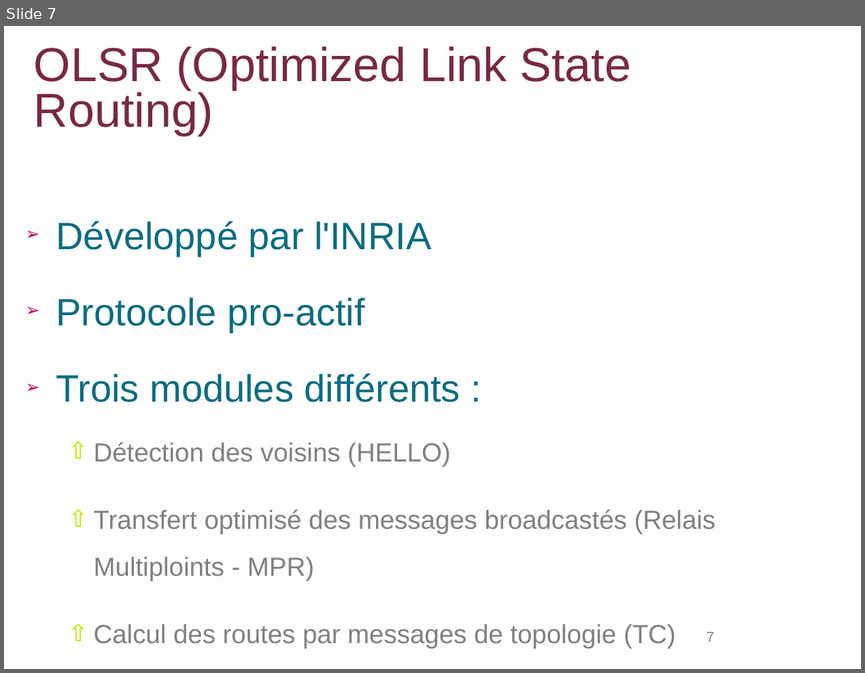
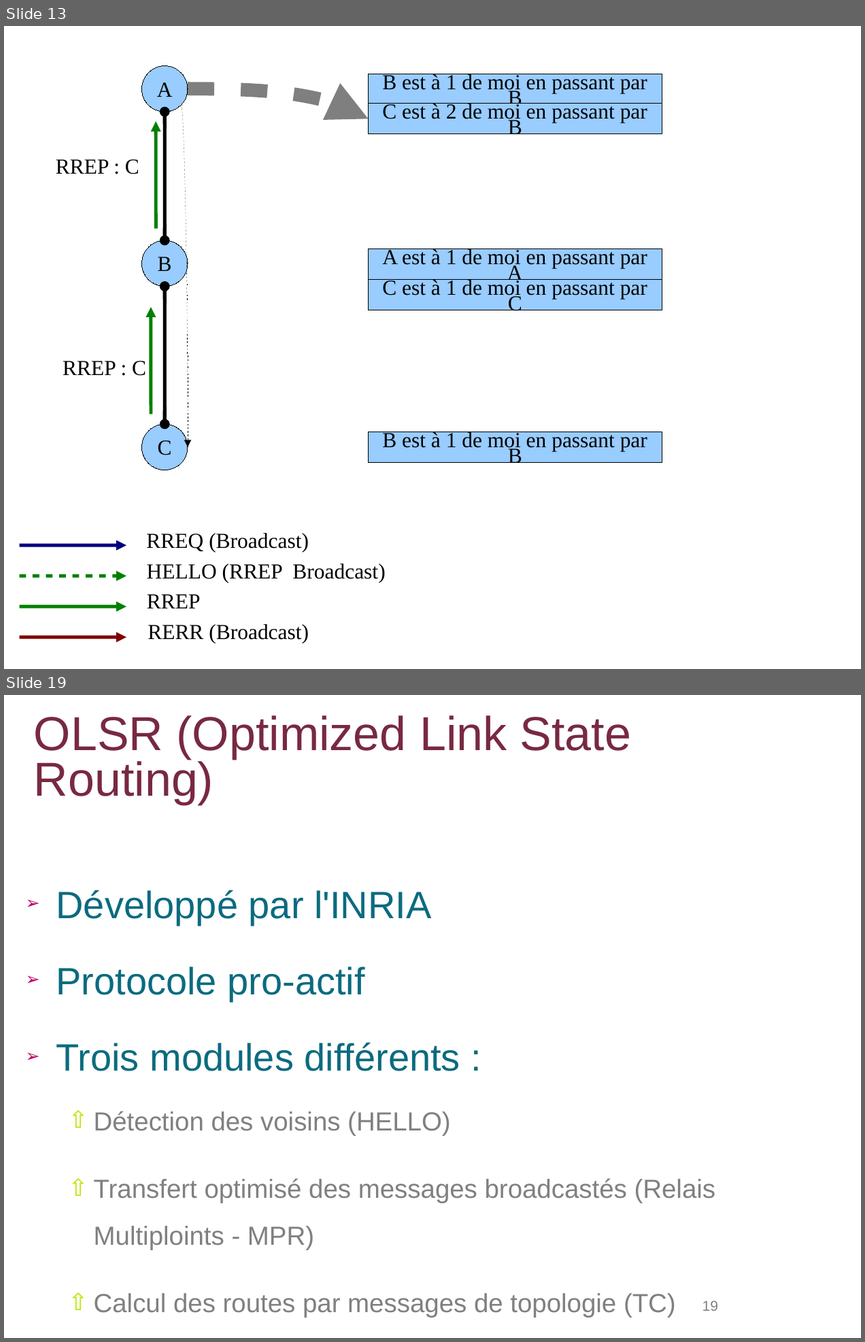
Before and after one commit to lbarbisan/adhoc, a slide deck: work/les_routages_adhoc.odp. Shown one above the other, each under a label of ours: slide 7 before the commit, slides 13 and 19 after it; the slides between them are not shown. The pictures are 865x673 and 865x1342 pixels, drawn with LibreOffice and Linux fonts; fonts in the diff are those of the drawing; background and template pictures are left out. Boxes give left, top, right and bottom in pixels: in the first picture for what was removed or moved away, otherwise in the second. Text is boxed around its words. In the diff, an @@ line names an element or a change of style, - is before the commit and + after.

```diff
--- a/work/les_routages_adhoc.odp
+++ b/work/les_routages_adhoc.odp
@@ slide 13 added at <box>4,26,861,669</box>, background #FFFFFF @@
@@ ellipse added at <box>142,65,188,112</box>, fill #99CCFF, outline #000000 0 pt, 18 pt, text #000000 @@
+A
@@ rectangle added at <box>368,74,662,105</box>, fill #99CCFF, outline #000000 0 pt, 18 pt, text #000000 @@
+B est à 1 de moi en passant par B
@@ curved arrow added from (181, 105) to (188, 447), #000000 0 pt @@
@@ curved arrow added from (188, 89) to (368, 118), #000000 11.34 pt @@
@@ rectangle added at <box>368,103,662,134</box>, fill #99CCFF, outline #000000 0 pt, 18 pt, text #000000 @@
+C est à 2 de moi en passant par B
@@ arrow added from (156, 228) to (156, 121), #008000 2.83 pt @@
@@ line added from (164, 112) to (165, 240), #000000 0 pt @@
@@ arrow added from (164, 240) to (165, 112), #000000 2.83 pt @@
@@ arrow added from (164, 112) to (165, 240), #000000 2.83 pt @@
@@ text added at <box>56,159,139,174</box>, 18 pt, text #000000 @@
+RREP : C
@@ ellipse added at <box>142,240,188,286</box>, fill #99CCFF, outline #000000 0 pt, 18 pt, text #000000 @@
+B
@@ rectangle added at <box>368,249,662,280</box>, fill #99CCFF, outline #000000 0 pt, 18 pt, text #000000 @@
+A est à 1 de moi en passant par A
@@ line added from (164, 286) to (165, 424), #000000 0 pt @@
@@ arrow added from (164, 424) to (165, 286), #000000 2.83 pt @@
@@ arrow added from (164, 286) to (165, 424), #000000 2.83 pt @@
@@ rectangle added at <box>368,280,662,310</box>, fill #99CCFF, outline #000000 0 pt, 18 pt, text #000000 @@
+C est à 1 de moi en passant par C
@@ arrow added from (150, 414) to (150, 307), #008000 2.83 pt @@
@@ text added at <box>62,361,146,376</box>, 18 pt, text #000000 @@
+RREP : C
@@ ellipse added at <box>142,424,188,470</box>, fill #99CCFF, outline #000000 0 pt, 18 pt, text #000000 @@
+C
@@ rectangle added at <box>368,432,662,463</box>, fill #99CCFF, outline #000000 0 pt, 18 pt, text #000000 @@
+B est à 1 de moi en passant par B
@@ group added at <box>20,533,385,643</box>: 4 arrows, 4 texts @@
+RREQ (Broadcast)
+HELLO (RREP Broadcast)
+RREP
+RERR (Broadcast)
@@ what was slide 7 is now slide 19 @@
@@ page number at <box>702,1300,718,1310</box>: text changed @@
-7
+19
```
Also in this commit, not shown: 26 slides changed, 12 other slides added, 1 slide removed.
